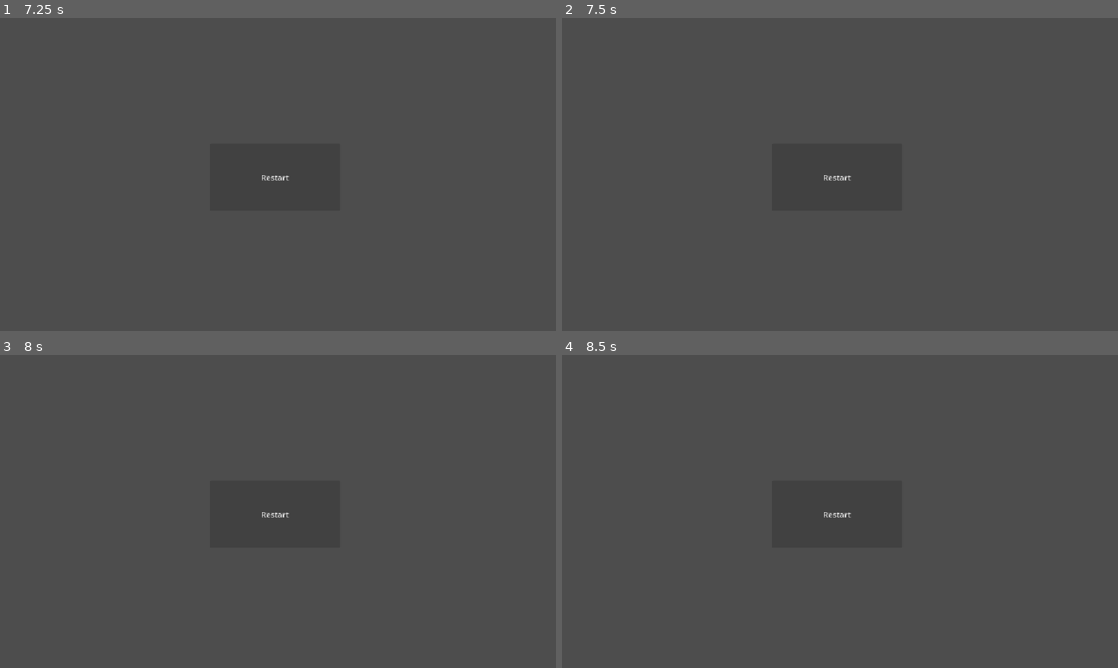
Above: before the commit, frames 1-4 (two rows, left to right).
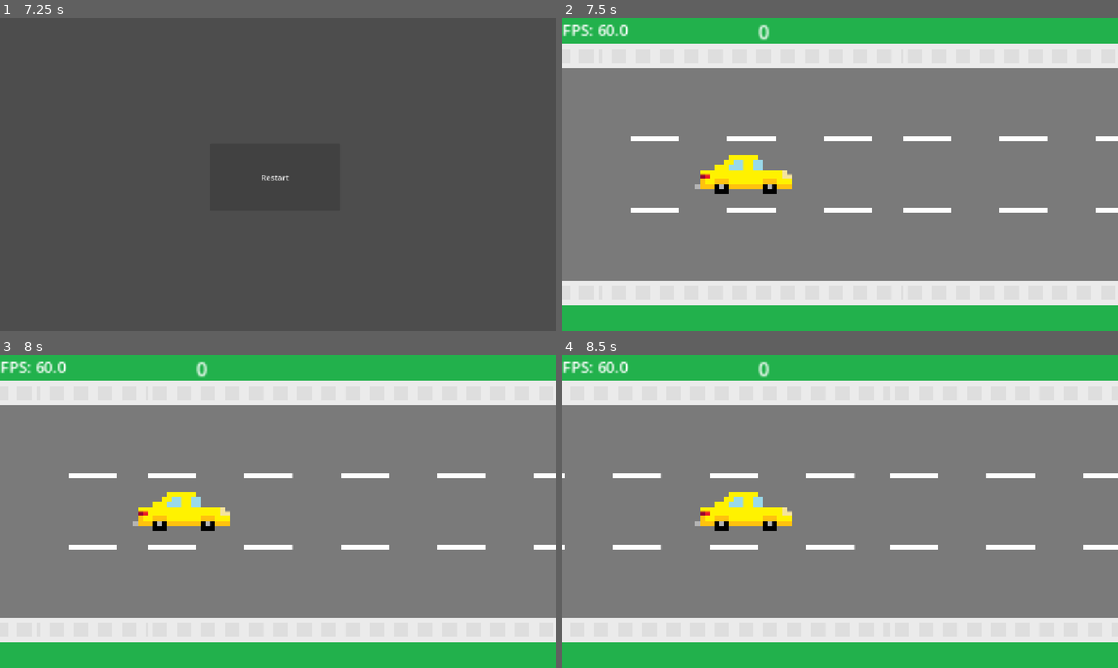
Above: after the commit, the same moments.

Repository: DevEhanTariq/first-game
Game: Godot game, scene res://mainmenu.tscn
The game is run twice, just before and just after one commit, with the same random seed, the same clock (stepped at 60 frames per second) and the same inputs.
Inputs (mouse positions are in pixels of both pictures, inside the frame that each line leads up to):
- Up to frame 1 (7.25 s): click "Start" at 0.5 s; hold W (up) 1.28-2.03 s; hold S (down) 2.03-2.78 s; hold W (up) 2.78-4.28 s; hold S (down) 4.28-6.53 s; hold W (up) from 6.53 s (still down)
- Up to frame 2 (7.5 s): release W (up) at 7.25 s; click "Restart" at 7.25 s
- Up to frame 3 (8 s): no input
- Up to frame 4 (8.5 s): click (834, 514) at 8 s, where only the run before the commit has a clickable "Restart"

Frame 1 is identical in both runs. In frame 2, 100% of the frame differs, in the area x 0-100%, y 0-100%; in frame 3, 100%; in frame 4, 100%.

Commit message:
Fix: Reset button is now functional
- The "Global" script now resets all variables before restarting

Diff:
--- a/TrafficSpawner.gd
+++ b/TrafficSpawner.gd
@@ -49,10 +49,16 @@
 		if body.position.y == Globals.playerCords.y and body.position.x <= (Globals.playerCords.x) and body.position.x >= (Globals.playerCords.x - 500):
 			Globals.collision = true
 
+
 # Called when the node enters the scene tree for the first time.
 func _ready() -> void:
 	cars = []
-
+	speed = 500
+	allowCar = true
+	laneHistory = []
+	x = 2000
+	lanesY = [-300, 0, 300]
+	lane = [[0,1],[1,2],[0,2]]
 
 # Called every frame. 'delta' is the elapsed time since the previous frame.
 func _process(delta: float) -> void:
--- a/mainmenu.gd
+++ b/mainmenu.gd
@@ -1,6 +1,4 @@
 extends Node2D
-
-var reload = true
 
 # Called when the node enters the scene tree for the first time.
 func _ready() -> void:
--- a/return.gd
+++ b/return.gd
@@ -12,4 +12,5 @@
 
 
 func _on_button_pressed() -> void:
+	Globals.reload  = true
 	get_tree().change_scene_to_file("res://level.tscn")
--- a/roadGen.gd
+++ b/roadGen.gd
@@ -28,6 +28,10 @@
 
 func _ready() -> void:
 	roads = []
+	road = 0
+	allowRoad = true
+	defaultPos = 2000
+	roadLength = 2000
 
 # Called every frame. 'delta' is the elapsed time since the previous frame.
 func _process(_float):
